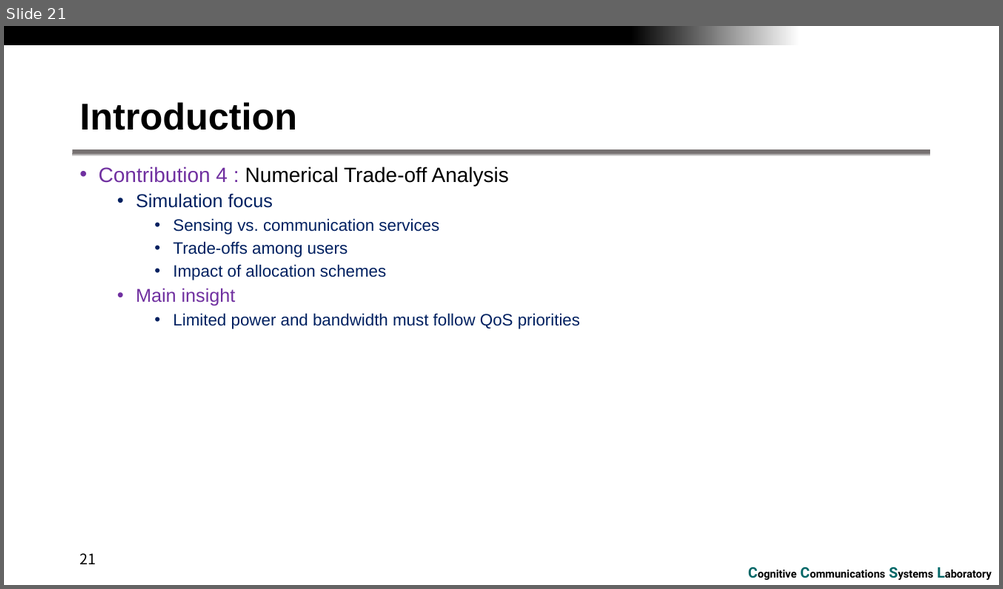
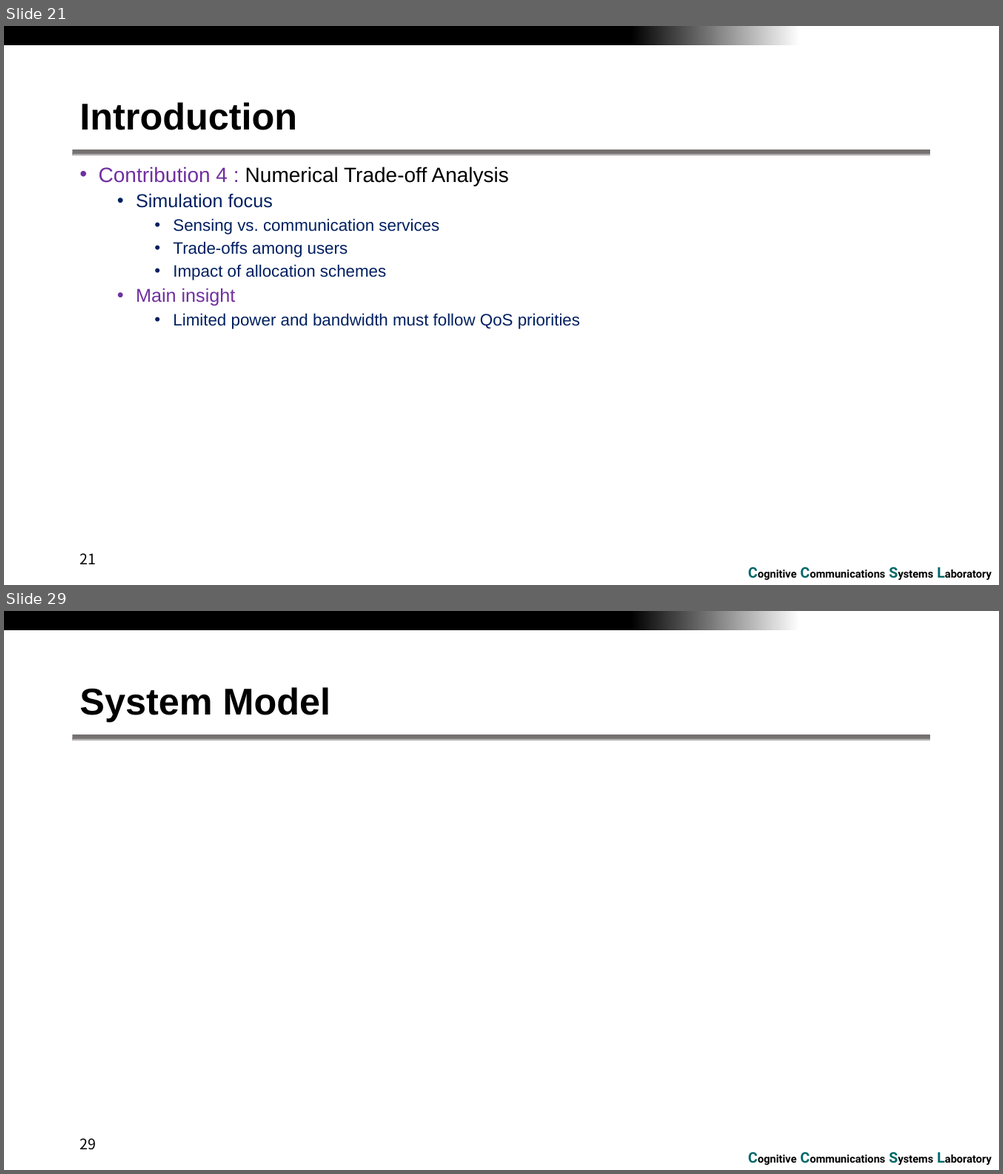
Before and after one commit to RefatHanbat/Sensing-as-a-service-in-6G-A-Unified-framework, a slide deck: sensing_as_a_service.pptx. Shown one above the other, each under a label of ours: slide 21 before the commit, slides 21 and 29 after it; the slides between them are not shown. The pictures are 1003x589 and 1003x1174 pixels, drawn with LibreOffice and Linux fonts; fonts in the diff are those of the drawing; grey boxes stand for pictures; background and template pictures are left out. Boxes give left, top, right and bottom in pixels: in the first picture for what was removed or moved away, otherwise in the second. Text is boxed around its words. In the diff, an @@ line names an element or a change of style, - is before the commit and + after.

```diff
--- a/sensing_as_a_service.pptx
+++ b/sensing_as_a_service.pptx
@@ slide 29 added at (4,611,999,1170), background #FFFFFF; not listed: 3 template elements that a slide beside it also shows @@
@@ title added at (79,687,330,722), 36 pt, text #000000, bold @@
+System Model
@@ page number added at (79,1139,96,1150), 14 pt, text #000000 @@
+29
```
Also in this commit, not shown: 97 other slides added, 5 other files.
